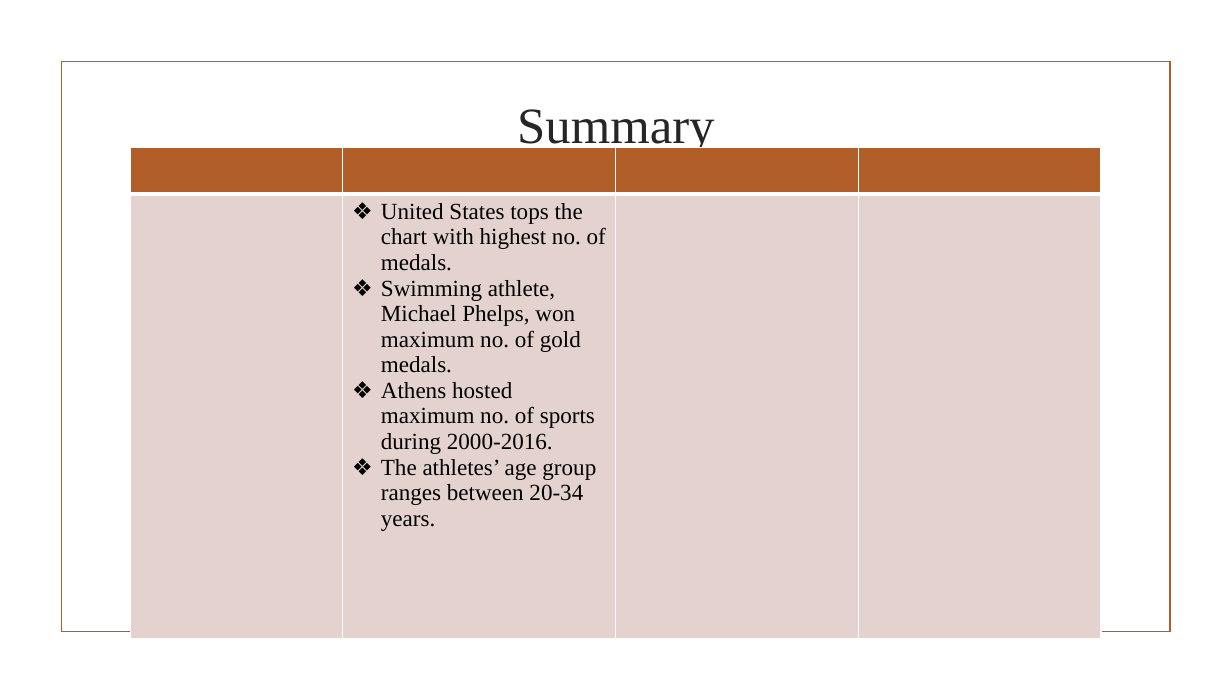
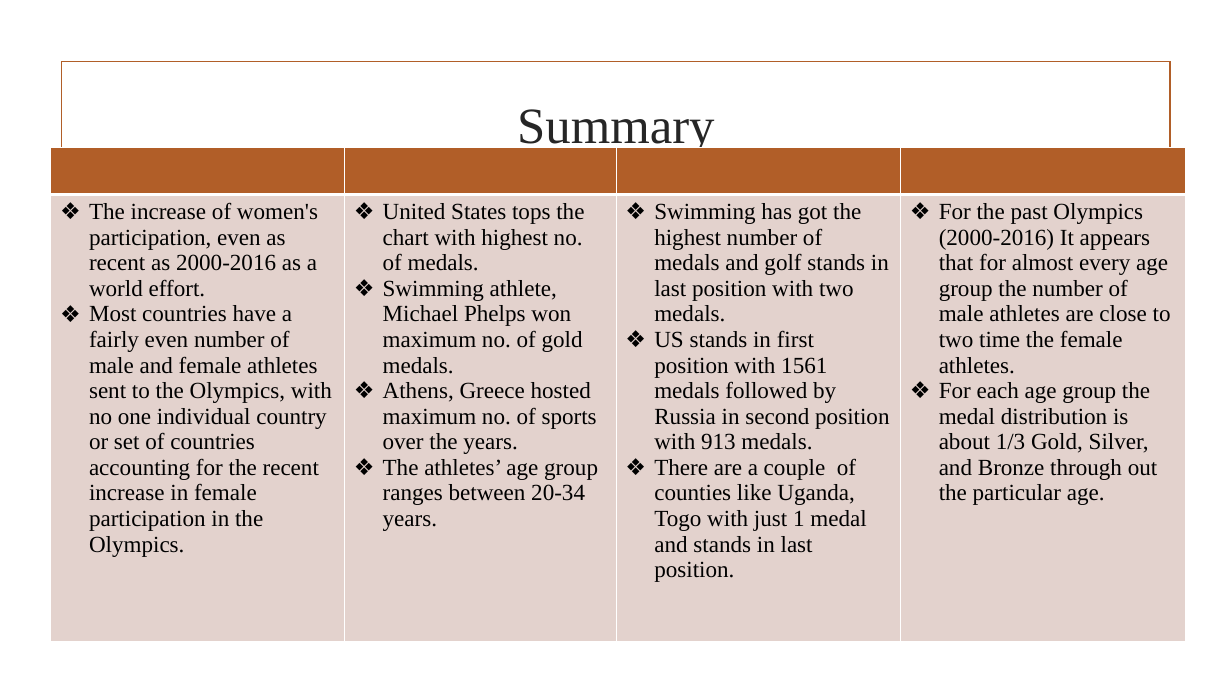
Before and after one commit to shwam25/Project_Tableau, a slide deck: slide 15 of Presentation.pptx. Drawn at 1232x693 pixels with LibreOffice and Linux fonts; fonts in the diff are those of the drawing; background and template pictures are left out. Boxes give left, top, right and bottom in pixels: in the first picture for what was removed or moved away, otherwise in the second. Text is boxed around its words. In the diff, an @@ line names an element or a change of style, - is before the commit and + after.

Commit message:
final presentation

```diff
--- a/Presentation.pptx
+++ b/Presentation.pptx
@@ table at box(51, 147, 1186, 641) @@
-row 2:  | United States tops the chart with highest no. of medals. / Swimming athlete, Michael Phelps, won maximum no. of gold medals. / Athens hosted maximum no. of sports during 2000-2016. / The athletes’ age group ranges between 20-34 years. |  | 
+row 2: The increase of women's participation, even as recent as 2000-2016 as a world effort. / Most countries have a fairly even number of male and female athletes sent to the Olympics, with no one individual country or set of countries accounting for the recent increase in female participation in the Olympics. | United States tops the chart with highest no. of medals. / Swimming athlete, Michael Phelps won maximum no. of gold medals. / Athens, Greece hosted maximum no. of sports over the years. / The athletes’ age group ranges between 20-34 years. | Swimming has got the highest number of medals and golf stands in last position with two medals. / US stands in first position with 1561 medals followed by Russia in second position with 913 medals. / There are a couple of counties like Uganda, Togo with just 1 medal and stands in last position. | For the past Olympics (2000-2016) It appears that for almost every age group the number of male athletes are close to two time the female athletes. / For each age group the medal distribution is about 1/3 Gold, Silver, and Bronze through out the particular age.
@@ table: place and size @@
-table at box(131, 147, 1101, 638)
+table at box(51, 147, 1186, 641)
```
